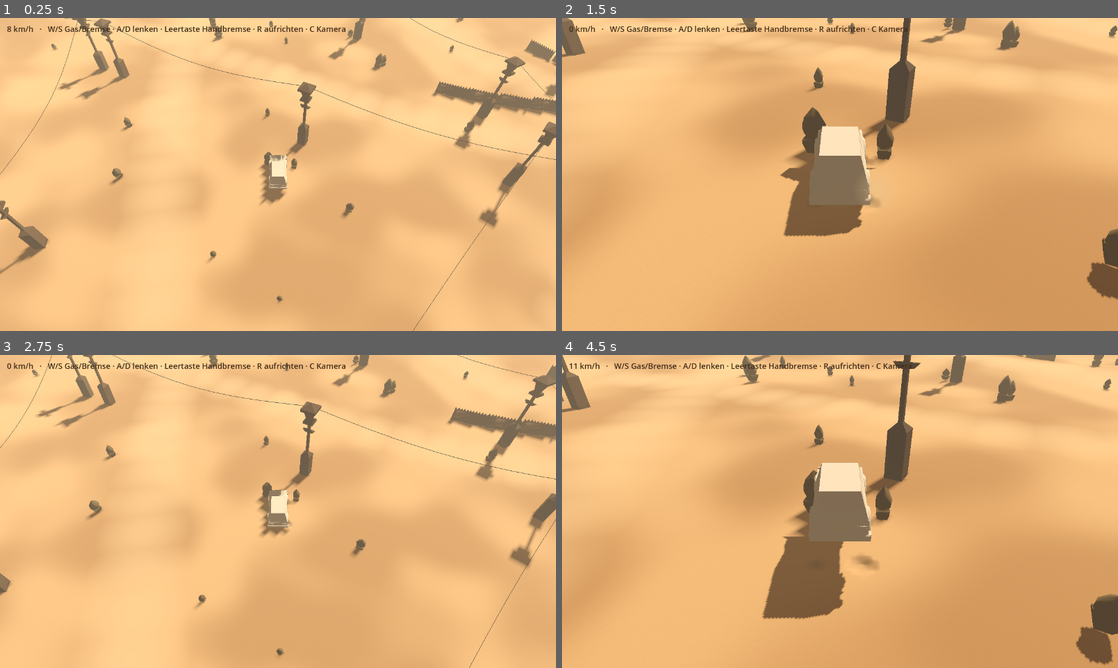
Above: before the commit, frames 1-4 (two rows, left to right).
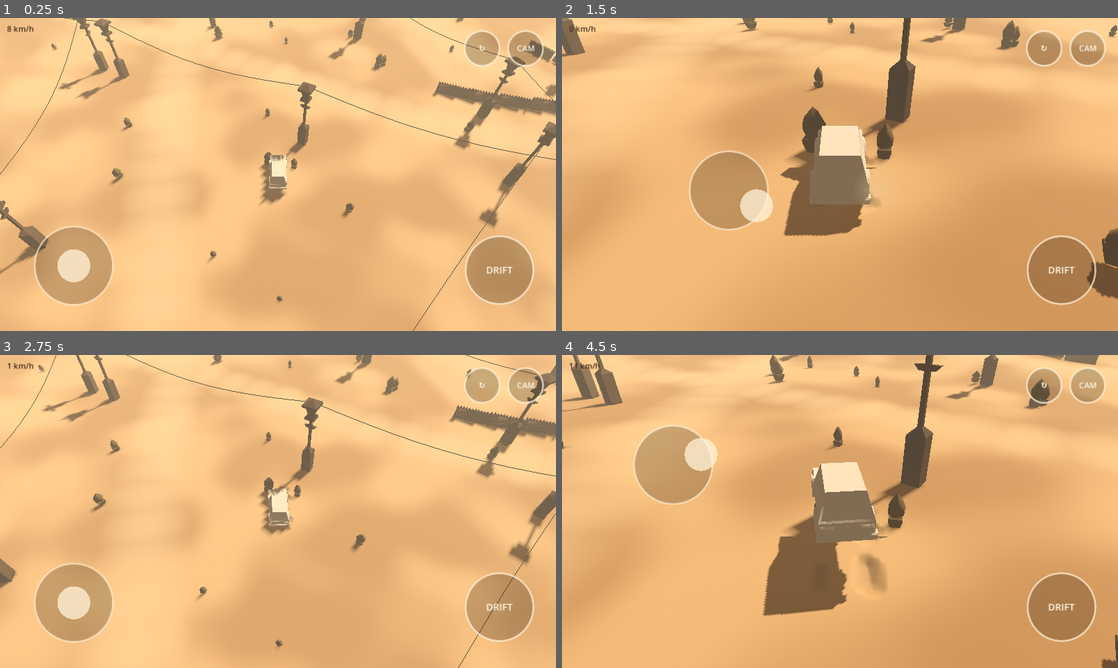
Above: after the commit, the same moments.

Repository: baumgartner-games/vr
Game: Godot game, scene res://main.tscn
Same seed, same stepped clock (60 frames per second), same inputs: the game is played once before the commit and once after it.
Inputs (mouse positions are in pixels of both pictures, inside the frame that each line leads up to):
- Up to frame 1 (0.25 s): no input
- Up to frame 2 (1.5 s): move the mouse to (962, 158) at 0.52 s; hold D (right) 0.53-1.25 s; tap C (camera) at 0.6 s; click (962, 158) at 0.67 s; drag from (728, 190) to (812, 237) at 1.27 s
- Up to frame 3 (2.75 s): move the mouse to (333, 442) at 2.02 s; hold D (right) from 2.03 s (still down); tap C (camera) at 2.1 s; click (333, 442) at 2.17 s
- Up to frame 4 (4.5 s): release D (right) at 2.75 s; drag from (812, 574) to (673, 464) at 2.77 s; move the mouse to (1006, 558) at 3.52 s; hold A (left) 3.53-4.25 s; tap C (camera) at 3.6 s; click (1006, 558) at 3.67 s; tap R (reset) at 4.15 s; drag from (673, 464) to (756, 433) at 4.27 s

The runs differ from the first frame. In frame 1, 7.3% of the frame differs, in the area x 0-100%, y 0-100%; in frame 2, 7.2%; in frame 3, 11%; in frame 4, 16%.

Commit message:
Godot Wüstenfahrt: Handy-Steuerung — Joystick links, Drift-, Kamera- und Aufrichten-Knopf rechts
Co-Authored-By: Claude Opus 5.5 <noreply@anthropic.com>
Claude-Session: https://claude.ai/code/session_0129wBeibK4QtNvkBk5czm1w

Diff:
--- a/godot/desert/project.godot
+++ b/godot/desert/project.godot
@@ -13,6 +13,9 @@
 
 window/size/viewport_width=1280
 window/size/viewport_height=720
+window/stretch/mode="canvas_items"
+window/stretch/aspect="expand"
+window/handheld/orientation=6
 
 [physics]
 
--- a/godot/desert/scripts/main.gd
+++ b/godot/desert/scripts/main.gd
@@ -10,6 +10,7 @@
 const Terrain := preload("res://scripts/terrain.gd")
 const Car := preload("res://scripts/car.gd")
 const SAND_SHADER := preload("res://scripts/sand.gdshader")
+const TouchControls := preload("res://scripts/touch_controls.gd")
 
 const ROCKS := [
 	"res://models/hex/decoration/nature/rock_single_A.glb",
@@ -41,6 +42,8 @@
 var _shot_at := 7.0
 var _time := 0.0
 var _rng := RandomNumberGenerator.new()
+## Handy: Joystick und Knöpfe am Schirm (`touch_controls.gd`). `--touch` zeigt sie auch so.
+var _touch := DisplayServer.is_touchscreen_available()
 
 
 func _ready() -> void:
@@ -52,6 +55,8 @@
 			_shot_at = float(arg.substr(5))
 		elif arg == "--near":
 			_cam_mode = 1
+		elif arg == "--touch":
+			_touch = true
 	_setup_input()
 	_setup_world()
 
@@ -95,6 +100,10 @@
 	hud.add_theme_font_size_override("font_size", 18)
 	var layer := CanvasLayer.new()
 	layer.add_child(hud)
+	if _touch:
+		var pad := TouchControls.new()
+		pad.name = "Touch"
+		layer.add_child(pad)
 	add_child(layer)
 
 
@@ -355,7 +364,8 @@
 func _process(delta: float) -> void:
 	_time += delta
 	if hud and car:
-		hud.text = "%d km/h   ·   W/S Gas/Bremse · A/D lenken · Leertaste Handbremse · R aufrichten · C Kamera" % int(car.linear_velocity.length() * 3.6)
+		var kmh := int(car.linear_velocity.length() * 3.6)
+		hud.text = "%d km/h" % kmh if _touch else "%d km/h   ·   W/S Gas/Bremse · A/D lenken · Leertaste Handbremse · R aufrichten · C Kamera" % kmh
 	if _shot_path != "" and _time >= _shot_at:
 		var img := get_viewport().get_texture().get_image()
 		img.save_png(_shot_path)
--- /dev/null
+++ b/godot/desert/scripts/touch_controls.gd
@@ -0,0 +1,123 @@
+extends Control
+## **Steuerung am Handy** — links ein Joystick, der dort erscheint, wo der
+## Daumen aufsetzt (hoch: Gas, runter: Bremse/rückwärts, seitlich: lenken),
+## rechts ein großer Knopf für die Handbremse und zwei kleine für Kamera und
+## Aufrichten. Gewünscht: _„Auch mit Handy joy Stick Steuerung?"_
+##
+## Mehrere Finger zugleich: Jeder Finger gehört zu der Hälfte, auf der er
+## aufgesetzt hat. Der Stick schreibt in dieselben Aktionen wie Tastatur und
+## Gamepad (`Input.action_press`), das Auto merkt keinen Unterschied.
+
+const STICK_RADIUS := 90.0 ## Pixel bei 720 px Höhe, wächst mit dem Schirm
+const DEAD := 0.12
+
+var _stick_finger := -1
+var _stick_origin := Vector2.ZERO
+var _stick_value := Vector2.ZERO
+## Finger auf einem Knopf: Index → Aktion.
+var _button_fingers := {}
+var _font: Font
+
+
+func _ready() -> void:
+	set_anchors_preset(Control.PRESET_FULL_RECT)
+	mouse_filter = Control.MOUSE_FILTER_IGNORE
+	_font = ThemeDB.fallback_font
+
+
+func _scale() -> float:
+	return get_viewport_rect().size.y / 720.0
+
+
+## Die Knöpfe rechts: Aktion, Mitte, Radius, Beschriftung.
+func _buttons() -> Array:
+	var size := get_viewport_rect().size
+	var s := _scale()
+	return [
+		["handbrake", Vector2(size.x - 130 * s, size.y - 140 * s), 78 * s, "DRIFT"],
+		["camera", Vector2(size.x - 70 * s, 70 * s), 40 * s, "CAM"],
+		["reset", Vector2(size.x - 170 * s, 70 * s), 40 * s, "↻"],
+	]
+
+
+func _input(event: InputEvent) -> void:
+	if event is InputEventScreenTouch:
+		var t := event as InputEventScreenTouch
+		if t.pressed:
+			_touch_down(t.index, t.position)
+		else:
+			_touch_up(t.index)
+	elif event is InputEventScreenDrag:
+		var d := event as InputEventScreenDrag
+		if d.index == _stick_finger:
+			_move_stick(d.position)
+
+
+func _touch_down(index: int, at: Vector2) -> void:
+	for b in _buttons():
+		if at.distance_to(b[1]) <= b[2] * 1.15:
+			_button_fingers[index] = b[0]
+			Input.action_press(b[0])
+			queue_redraw()
+			return
+	# Linke Hälfte: der Stick, genau dort, wo der Daumen aufsetzt.
+	if at.x < get_viewport_rect().size.x * 0.5 and _stick_finger < 0:
+		_stick_finger = index
+		_stick_origin = at
+		_move_stick(at)
+
+
+func _touch_up(index: int) -> void:
+	if _button_fingers.has(index):
+		Input.action_release(_button_fingers[index])
+		_button_fingers.erase(index)
+		queue_redraw()
+	elif index == _stick_finger:
+		_stick_finger = -1
+		_stick_value = Vector2.ZERO
+		_apply()
+
+
+func _move_stick(at: Vector2) -> void:
+	var r := STICK_RADIUS * _scale()
+	_stick_value = ((at - _stick_origin) / r).limit_length(1.0)
+	_apply()
+
+
+func _apply() -> void:
+	var v := _stick_value
+	var x := 0.0 if absf(v.x) < DEAD else v.x
+	var y := 0.0 if absf(v.y) < DEAD else -v.y
+	_set_axis("right", "left", x)
+	_set_axis("accelerate", "brake", y)
+	queue_redraw()
+
+
+func _set_axis(positive: String, negative: String, value: float) -> void:
+	if value > 0.0:
+		Input.action_press(positive, value)
+		Input.action_release(negative)
+	elif value < 0.0:
+		Input.action_press(negative, -value)
+		Input.action_release(positive)
+	else:
+		Input.action_release(positive)
+		Input.action_release(negative)
+
+
+func _draw() -> void:
+	var s := _scale()
+	var r := STICK_RADIUS * s
+	var size := get_viewport_rect().size
+	# Ohne Finger steht der Stick als Hinweis unten links.
+	var origin := _stick_origin if _stick_finger >= 0 else Vector2(170 * s, size.y - 150 * s)
+	draw_circle(origin, r, Color(0.15, 0.1, 0.05, 0.25))
+	draw_arc(origin, r, 0, TAU, 48, Color(1, 0.95, 0.85, 0.6), 3.0 * s, true)
+	draw_circle(origin + _stick_value * r, r * 0.42, Color(1, 0.95, 0.85, 0.75))
+	for b in _buttons():
+		var down: bool = _button_fingers.values().has(b[0])
+		draw_circle(b[1], b[2], Color(0.15, 0.1, 0.05, 0.45 if down else 0.25))
+		draw_arc(b[1], b[2], 0, TAU, 40, Color(1, 0.95, 0.85, 0.7), 3.0 * s, true)
+		var fs := int((22 if b[2] > 50 * s else 18) * s)
+		var w := _font.get_string_size(b[3], HORIZONTAL_ALIGNMENT_LEFT, -1, fs).x
+		draw_string(_font, b[1] + Vector2(-w * 0.5, fs * 0.35), b[3], HORIZONTAL_ALIGNMENT_LEFT, -1, fs, Color(1, 0.97, 0.9))
Not shown, changed: godot/desert/README.md
